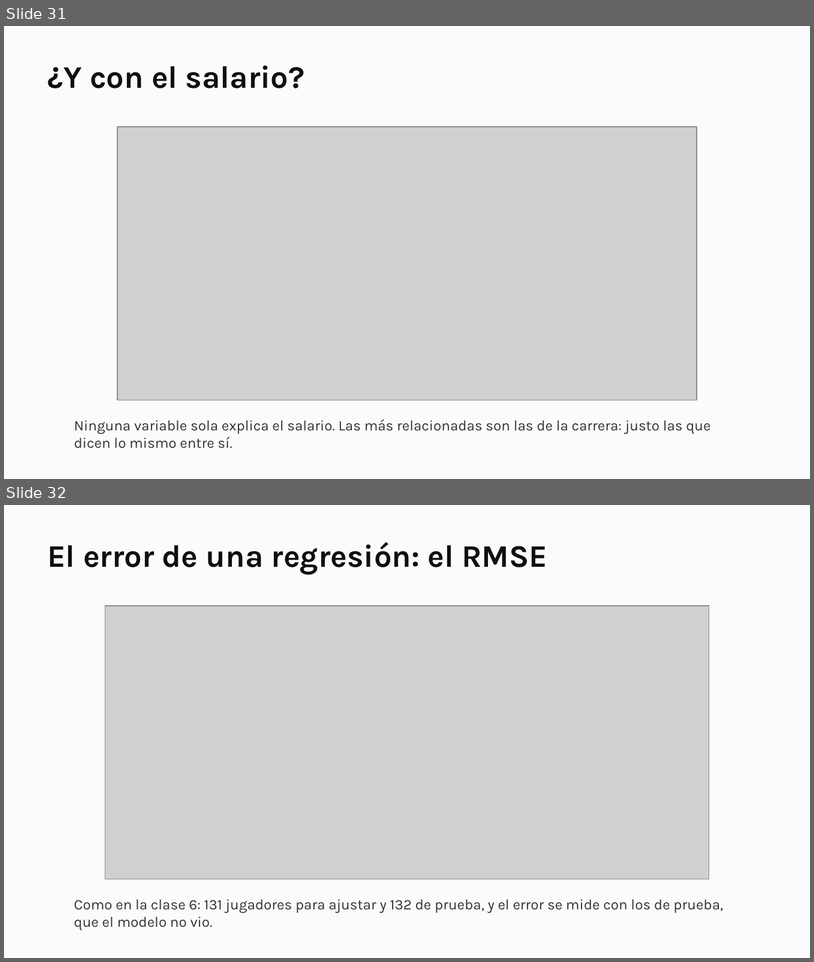
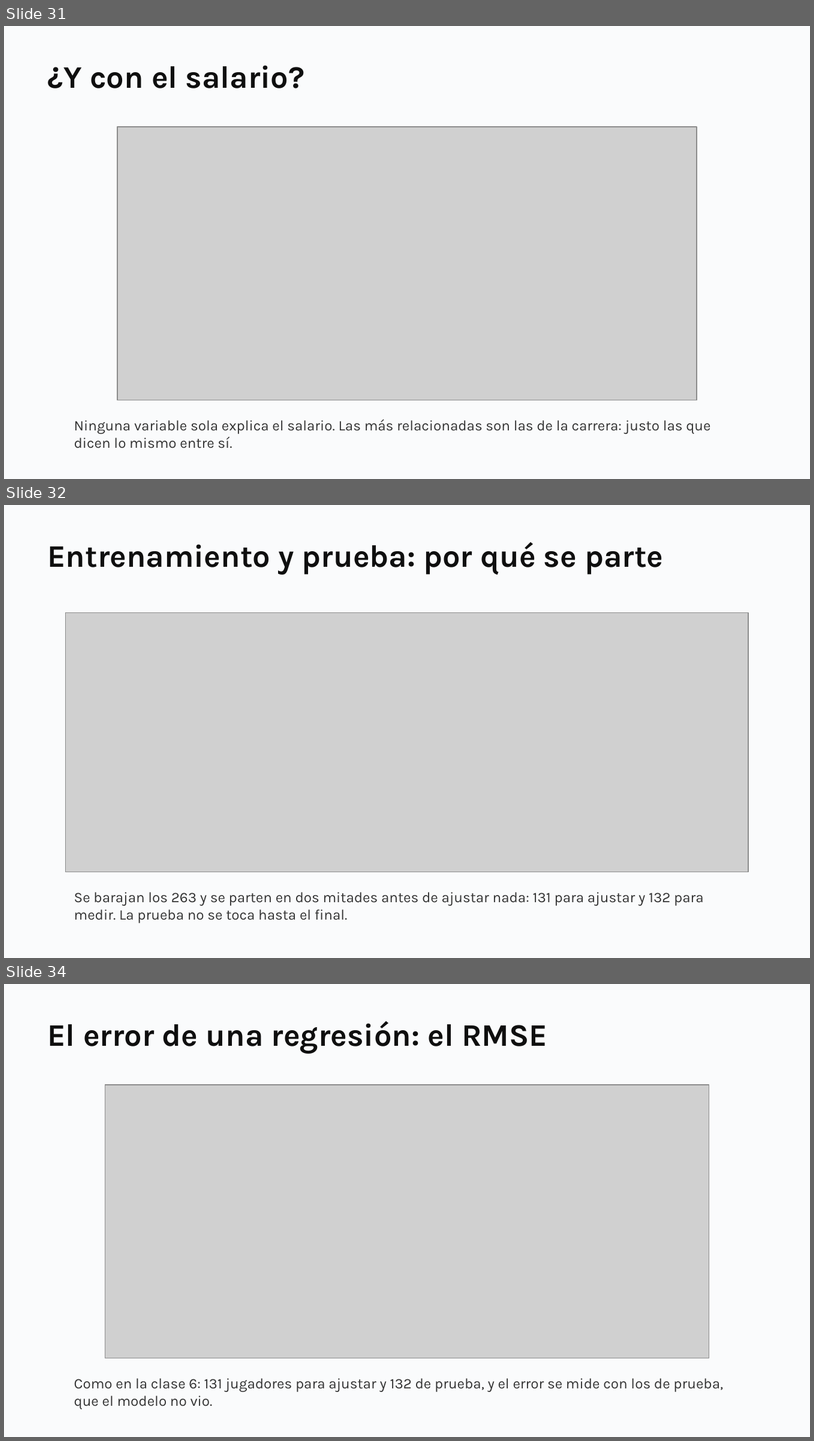
Before and after one commit to daniopitz/diplomado-cdd, a slide deck: presentaciones/clase07_evaluar_regularizar.pptx. Shown one above the other, each under a label of ours: slides 31 and 32 before the commit, slides 31, 32 and 34 after it; the slides between them are not shown. The pictures are 814x962 and 814x1441 pixels, drawn with LibreOffice and Linux fonts; fonts in the diff are those of the drawing; grey boxes stand for pictures. Boxes give left, top, right and bottom in pixels: in the first picture for what was removed or moved away, otherwise in the second. Text is boxed around its words. In the diff, an @@ line names an element or a change of style, - is before the commit and + after.

```diff
--- a/presentaciones/clase07_evaluar_regularizar.pptx
+++ b/presentaciones/clase07_evaluar_regularizar.pptx
@@ slide 32 added at box(4, 505, 810, 958), background #FFFFFF @@
@@ rectangle added at box(4, 505, 810, 958), fill #FAFBFC @@
@@ text added at box(47, 542, 663, 574), 28 pt, text #0F0F0F, bold @@
+Entrenamiento y prueba: por qué se parte
@@ picture added at box(65, 613, 749, 873) @@
@@ text added at box(74, 892, 704, 923), 13 pt, text #333333 @@
+Se barajan los 263 y se parten en dos mitades antes de ajustar nada: 131 para ajustar y 132 para medir. La prueba no se toca hasta el final.
@@ what was slide 32 is now slide 34 @@
```
Also in this commit, not shown: 1 slide changed, 1 other slide added, 1 other file.
